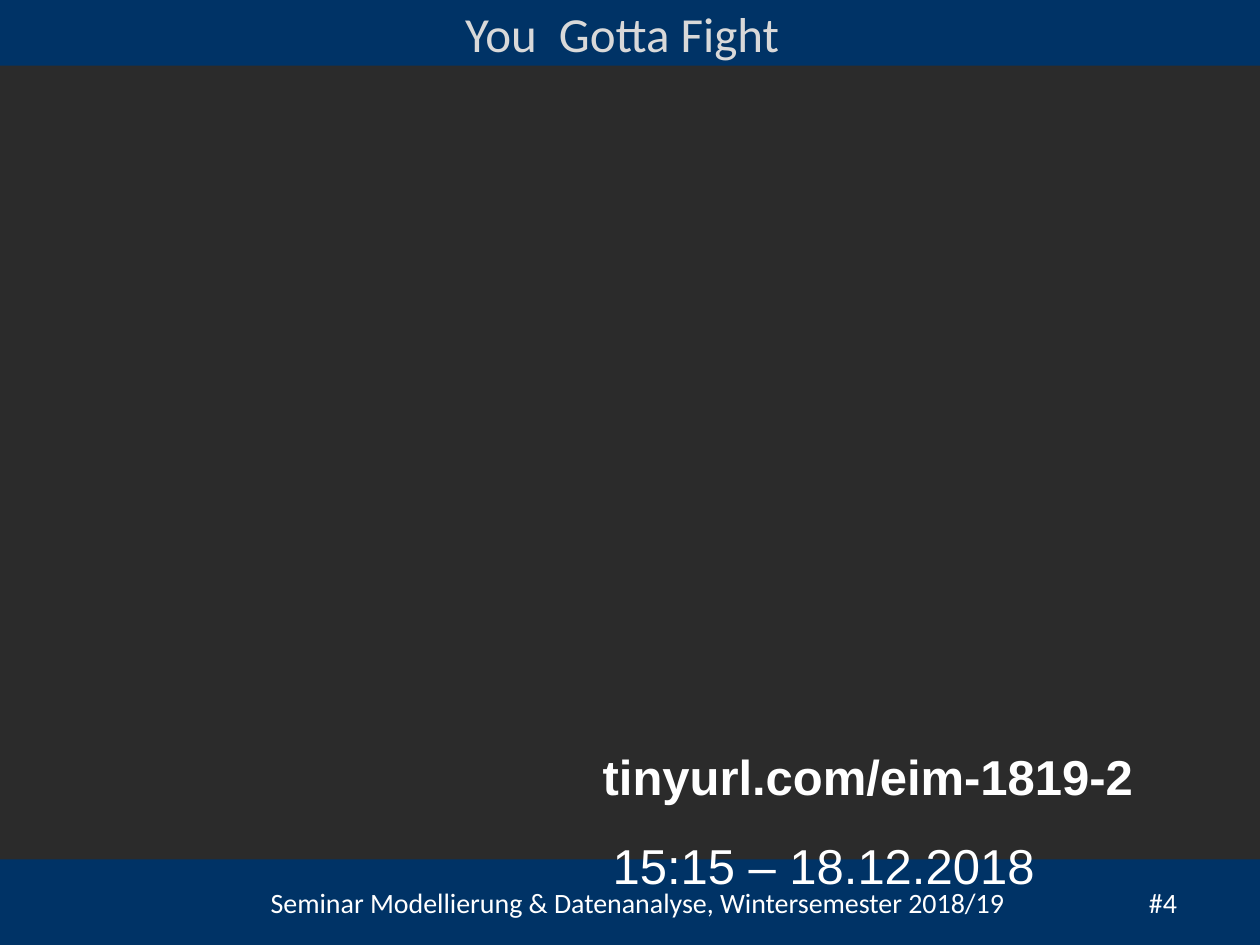
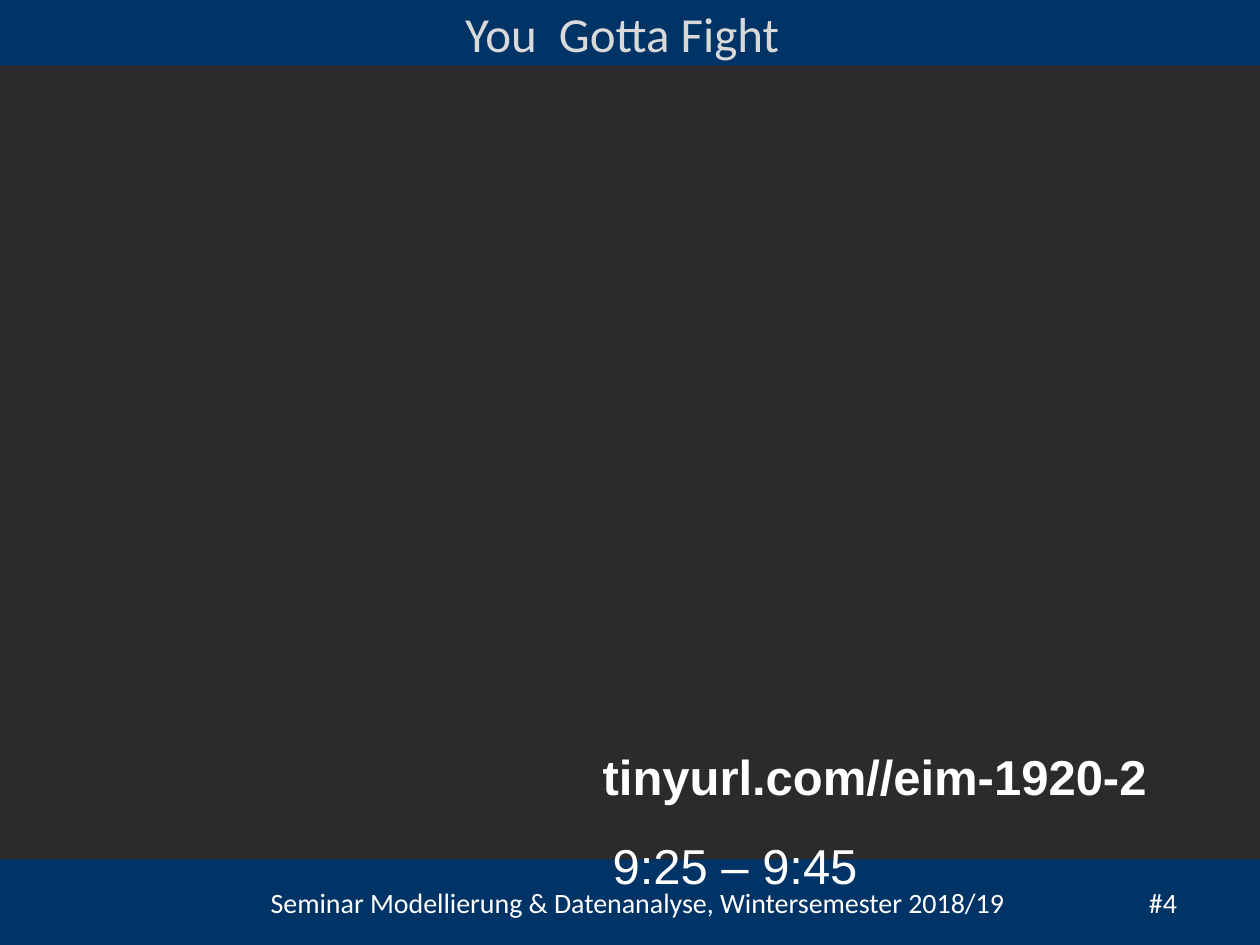
Before and after one commit to heistermann/Einf_Modellierung, a slide deck: slide 4 of Termin_2/folien/Termin_2_Populationsmodelle.pptx. Drawn at 1260x945 pixels with LibreOffice and Linux fonts; fonts in the diff are those of the drawing; background and template pictures are left out; a plain dark background stands for a picture behind light text. Boxes give left, top, right and bottom in pixels: in the first picture for what was removed or moved away, otherwise in the second. Text is boxed around its words. In the diff, an @@ line names an element or a change of style, - is before the commit and + after.

```diff
--- a/Termin_2/folien/Termin_2_Populationsmodelle.pptx
+++ b/Termin_2/folien/Termin_2_Populationsmodelle.pptx
@@ text at (603,759,1147,805): text changed @@
-tinyurl.com/eim-1819-2
+tinyurl.com//eim-1920-2
@@ text at (613,846,857,895): text changed @@
-15:15 – 18.12.2018
+9:25 – 9:45
```
Also in this commit, not shown: 2 other slides changed, 2 other files.
